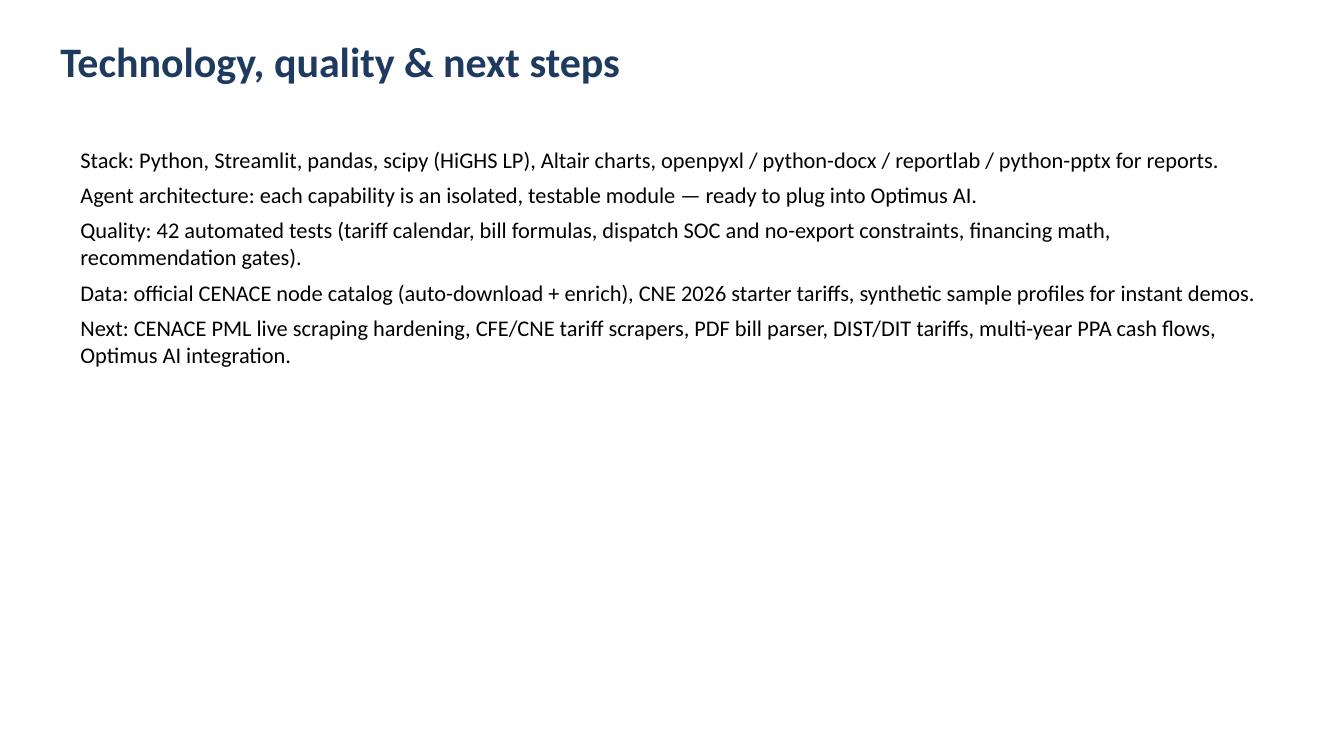
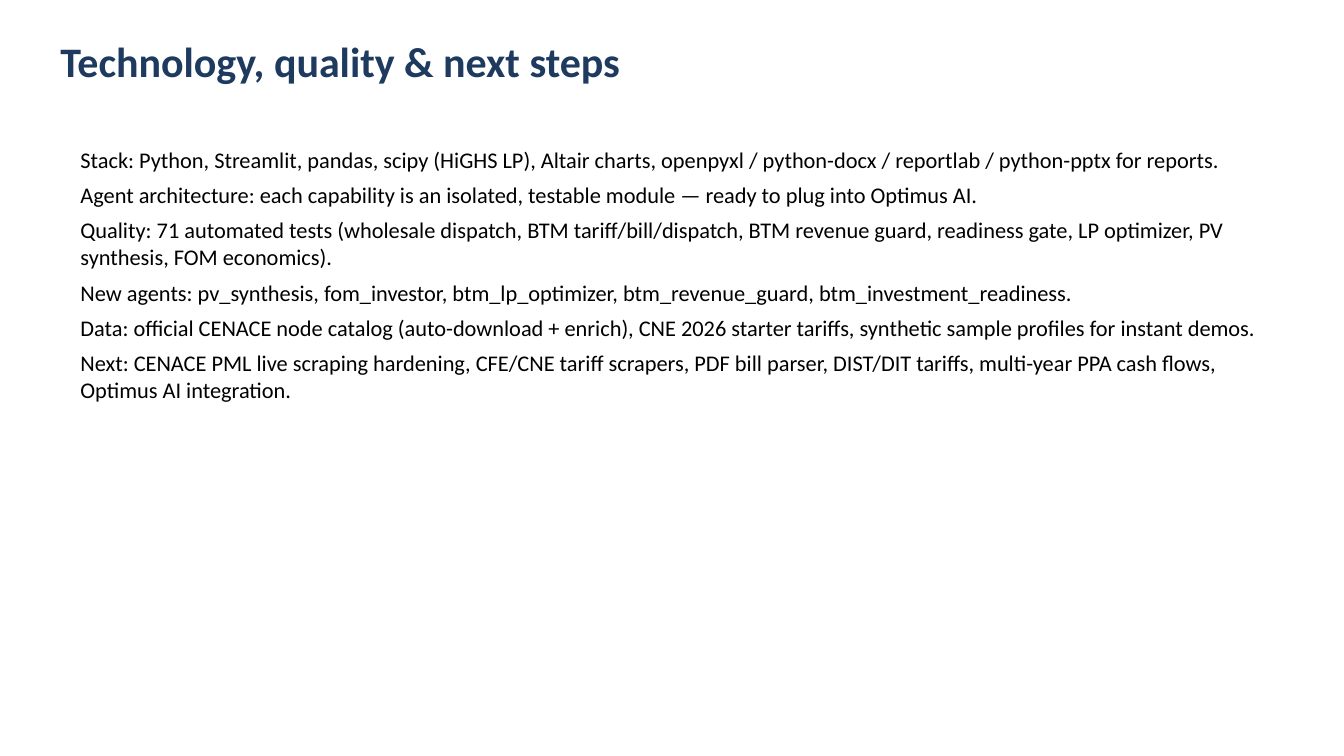
Before and after one commit to claudioalemany-max/Optimus_Mexico, a slide deck: slide 11 of docs/Optimus_Mexico_Presentation.pptx. Drawn at 1344x756 pixels with LibreOffice and Linux fonts; fonts in the diff are those of the drawing. Boxes give left, top, right and bottom in pixels: in the first picture for what was removed or moved away, otherwise in the second. Text is boxed around its words. In the diff, an @@ line names an element or a change of style, - is before the commit and + after.

```diff
--- a/docs/Optimus_Mexico_Presentation.pptx
+++ b/docs/Optimus_Mexico_Presentation.pptx
@@ text at (80,222,1223,305): text changed @@
-Quality: 42 automated tests (tariff calendar, bill formulas, dispatch SOC and no-export constraints, financing math, recommendation gates).
+Quality: 71 automated tests (wholesale dispatch, BTM tariff/bill/dispatch, BTM revenue guard, readiness gate, LP optimizer, PV synthesis, FOM economics).
+New agents: pv_synthesis, fom_investor, btm_lp_optimizer, btm_revenue_guard, btm_investment_readiness.
```
Also in this commit, not shown: 7 other slides changed, 26 other files.
